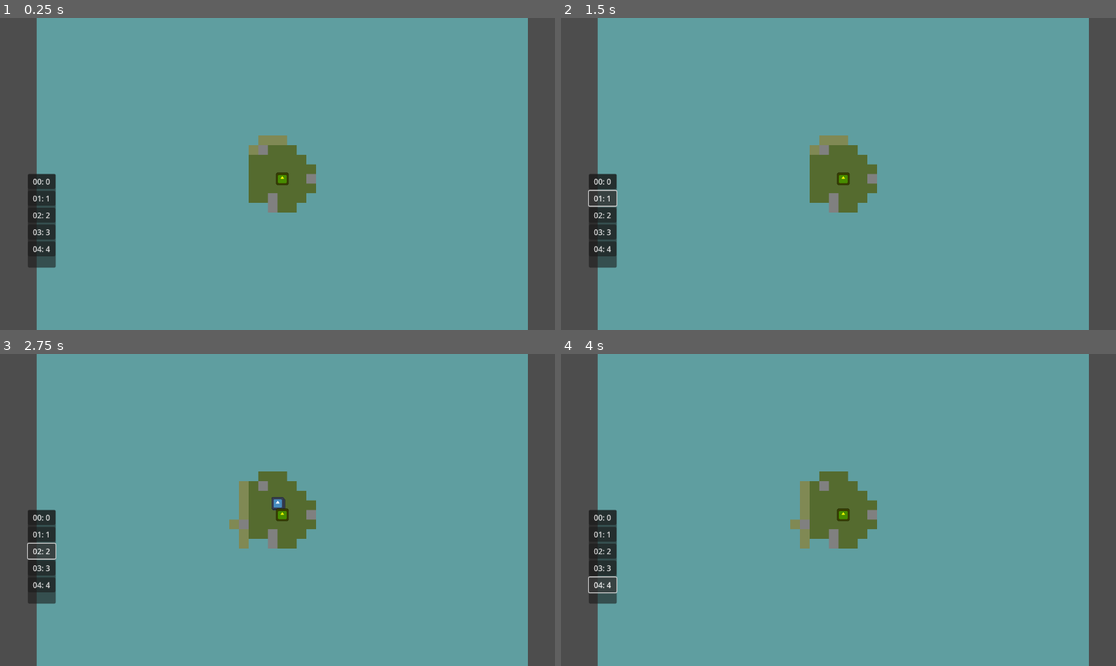
Above: before the commit, frames 1-4 (two rows, left to right).
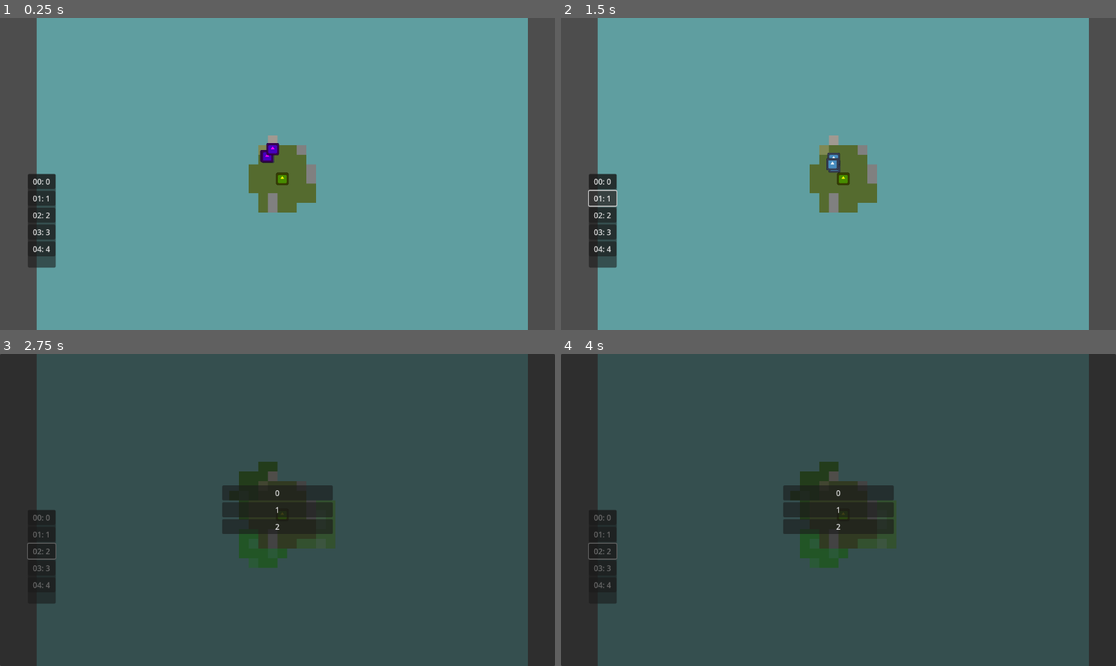
Above: after the commit, the same moments.

Repository: inf-35/tower-defense
Game: Godot game, scene res://island.tscn
Two runs of this game, one before a commit and one after it. Both use one fixed random seed, a clock stepped at 60 frames per second and the inputs below. The engine's default icon, where the game draws it, is replaced by a stand-in: a white triangle on a blue panel in a dark square.
Inputs:
- Up to frame 1 (0.25 s): no input
- Up to frame 2 (1.5 s): click "00: 0" at 0.5 s; click "01: 1" at 1.25 s
- Up to frame 3 (2.75 s): click "02: 2" at 2 s
- Up to frame 4 (4 s): click "03: 3" at 2.75 s; click "04: 4" at 3.5 s

The runs differ from the first frame. In frame 1, 0.7% of the frame differs, in the area x 44-57%, y 37-63%; in frame 2, 0.8%; in frame 3, 99%, in the area x 0-100%, y 0-100%; in frame 4, 99%.

Commit message:
added expansion tooling, game phase system, basic ui implementation

Diff:
--- /dev/null
+++ b/Objects/expansion_choice.gd
@@ -0,0 +1,13 @@
+# ExpansionChoice.gd
+class_name ExpansionChoice
+
+# block_data contains world coordinates directly from TerrainGen.generate_block
+# Key: Vector2i (world_coord), Value: Terrain.Base
+var block_data: Dictionary[Vector2i, Terrain.Base] = {}
+
+# An identifier for the choice, e.g., "option_0", "option_1", etc.
+var id: int
+
+func _init(p_id: int = 0, p_block_data: Dictionary = {}):
+	id = p_id
+	block_data = p_block_data
--- /dev/null
+++ b/Singletons/expansion_manager.gd
@@ -0,0 +1,28 @@
+# ExpansionManager.gd
+extends Node
+
+# Signals for UI interaction
+signal display_expansion_choices(choices: Array[ExpansionChoice]) # UI listens to this
+signal expansion_phase_ended # Waves node listens to this to resume
+
+# Ensure References.waves and References.island are correctly set up
+# (e.g., in a global References.gd autoload script)
+
+func _ready():
+	Waves.offer_expansion_choices.connect(_on_waves_offer_expansion_choices) #entry point to expansion mechanism
+	References.island.expansion_applied.connect(_on_island_expansion_applied) #reflects expansionchoices out to ui elements
+
+func _on_waves_offer_expansion_choices(choices: Array[ExpansionChoice]):
+	print("ExpansionManager: Received expansion choices. Pausing waves and showing options.")
+	assert(is_instance_valid(References.island))
+	References.island.present_expansion_choices(choices) #entry point
+	display_expansion_choices.emit(choices) # UI should connect to this signal
+
+func player_chose_expansion(choice_id: int):
+	print("ExpansionManager: Player chose expansion: ", choice_id)
+	assert(is_instance_valid(References.island))
+	References.island.select_expansion(choice_id)
+
+func _on_island_expansion_applied():
+	print("ExpansionManager: Island expansion applied. Resuming waves.")
+	expansion_phase_ended.emit() # Waves node connects to this to resume its timer
--- a/Singletons/terrain_generator.gd
+++ b/Singletons/terrain_generator.gd
@@ -40,7 +40,7 @@
 				continue
 			# if this neighbor hasn't had an evaluation score calculated yet, calculate it and add it to the to_visit list.
 			if not to_visit_evaluation.has(nbr):
-				to_visit_evaluation[nbr] = nbr.length_squared() + (nbr - cell).length_squared() * 5.0 + randf() * 5.0
+				to_visit_evaluation[nbr] = nbr.length_squared() * 0.0 + (nbr - start).length_squared() * 2.0 + randf()
 				to_visit.append(nbr) # Add to the list of cells to potentially visit
 		# mark the current cell as visited and remove it from the to_visit list.
 		visited[cell] = true
--- a/Singletons/waves.gd
+++ b/Singletons/waves.gd
@@ -1,21 +1,109 @@
-extends Node #Waves
+#extends Node #Waves
+#
+#signal wave_started(wave_number: int)
+#signal offer_expansion_choices()
+#
+#var wave: int = 0 #current wave number
+#var wave_timer : Timer
+#
+#const EXPANSION_BLOCK_SIZE: int = 8
+#const WAVES_PER_EXPANSION: int = 5
+#const WAVE_INTERVAL_SECONDS: float = 2.0
+#
+#func start_wave(wave: int):
+	#References.island.spawn_enemies(wave)
+	#wave_started.emit(wave)
+#
+	#
+#func _ready():
+	#wave_timer = Timer.new()
+	#wave_timer.one_shot = true
+	#add_child(wave_timer)
+	#wave_timer.wait_time = WAVE_INTERVAL_SECONDS
+	#wave_timer.timeout.connect(_on_wave_timer_timeout)
+	#
+	#Expansions
+	#
+#func _on_wave_timer_timeout():
+	#pass
+
+# Waves.gd
+extends Node
 
 signal wave_started(wave_number: int)
+# New signal to ExpansionManager:
+signal offer_expansion_choices(choices: Array[ExpansionChoice])
 
-var wave: int = 0 #current wave number
+var wave: int = 0
+var wave_timer: Timer
 
-func start_wave(wave: int):
-	References.island.spawn_enemies(wave)
-	References.island.expand_by_block(8)
-	wave_started.emit(wave)
-
+# Assumed expansion block size, can be configured elsewhere
+const EXPANSION_BLOCK_SIZE = 12
+const WAVES_PER_EXPANSION_CHOICE = 5
+const WAVE_INTERVAL_SECONDS = 0.5
+const EXPANSION_CHOICES: int = 3
 
 func _ready():
-	var timer := Timer.new()
-	timer.one_shot = false
-	add_child(timer)
-	timer.start(2.0)
-	timer.timeout.connect(func():
-		wave += 1
-		start_wave(wave)
-	)
+	wave_timer = Timer.new()
+	wave_timer.one_shot = false # Timer will be manually restarted after each wave/expansion phase
+	add_child(wave_timer)
+	wave_timer.wait_time = WAVE_INTERVAL_SECONDS
+	wave_timer.timeout.connect(start_next_wave_or_expansion_phase)
+
+	# Connect to ExpansionManager to know when the expansion phase is over
+	if not Expansions.is_connected("expansion_phase_ended", resume_wave_cycle):
+		Expansions.expansion_phase_ended.connect(resume_wave_cycle)
+
+	start_next_wave_or_expansion_phase.call_deferred() # Start the process once scene is ready
+
+func start_next_wave_or_expansion_phase():
+	wave += 1
+	print("Waves: Starting phase for wave " + str(wave))
+
+	if wave > 0 and wave % WAVES_PER_EXPANSION_CHOICE == 0:
+		initiate_expansion_choice_sequence() #expansion
+	else:
+		# Regular wave
+		assert(is_instance_valid(References.island))
+		References.island.spawn_enemies(wave)
+		wave_started.emit(wave)
+		wave_timer.start() # Start timer for the next event
+
+func initiate_expansion_choice_sequence():
+	print("Waves: Initiating expansion choice for upcoming wave period (current wave: " + str(wave) + ")")
+	wave_timer.stop() # Pause waves until choice is made
+
+	var options: Array[ExpansionChoice] = []
+
+	for i in EXPANSION_CHOICES: # Generate 3 options
+		var new_block_data: Dictionary = {}
+
+		new_block_data = TerrainGen.generate_block(EXPANSION_BLOCK_SIZE)
+		if new_block_data.is_empty():
+			push_warning("Waves: TerrainGen.generate_block returned empty for option " + str(i))
+			# For now, we'll create an option with empty data; Island.gd should handle it.
+		var choice = ExpansionChoice.new(i, new_block_data)
+		options.append(choice)
+
+	if options.is_empty() or options.all(func(opt): return opt.block_data.is_empty()):
+		push_warning("Waves: All generated expansion options are empty. Skipping choice phase.")
+		resume_wave_cycle()
+		return
+
+	offer_expansion_choices.emit(options) # Signal ExpansionManager with the choices
+
+func resume_wave_cycle():
+	print("Waves: Resuming wave cycle. Current wave: " + str(wave))
+	# After expansion, the current 'wave' number's enemies can spawn.
+	References.island.spawn_enemies(wave) # Spawn enemies for the wave that just had an expansion
+
+	wave_started.emit(wave)
+	wave_timer.start() # Start timer for the next event (wave or another expansion choice)
+
+# Note: The old start_wave(wave_num) is effectively replaced by the logic within
+# start_next_wave_or_expansion_phase() and resume_wave_cycle() for spawning enemies.
+# The original start_wave was:
+# func start_wave(wave: int):
+#	References.island.spawn_enemies(wave)
+#	References.island.expand_by_block(8) # This line is removed
+#	wave_started.emit(wave)
--- /dev/null
+++ b/UI/expansion_ui.gd
@@ -0,0 +1,34 @@
+extends Panel
+
+@onready var _vbox: VBoxContainer = $VBoxContainer
+var option_buttons: Array[Button]
+
+func _ready():
+	visible = false
+	Expansions.display_expansion_choices.connect(func(expansion_choices: Array[ExpansionChoice]):
+		present_options()
+	)
+	Expansions.expansion_phase_ended.connect(hide_options)
+
+func present_options():
+	_populate_buttons()
+	visible = true
+
+func hide_options():
+	visible = false
+
+func _populate_buttons():
+	for button: Node in option_buttons:
+		button.queue_free()
+	option_buttons.clear()
+
+	for i in Waves.EXPANSION_CHOICES:
+		var btn := Button.new()
+		btn.text = str(i)
+		btn.name = "Btn_selection_%s" % str(i)
+		btn.pressed.connect(_on_button_pressed.bind(i))
+		_vbox.add_child(btn)
+		option_buttons.append(btn)
+
+func _on_button_pressed(button: int):
+	Expansions.player_chose_expansion(button)
--- /dev/null
+++ b/UI/ui.tscn
@@ -0,0 +1,58 @@
+[gd_scene load_steps=3 format=3 uid="uid://bbh3fi3s5ng5p"]
+
+[ext_resource type="Script" uid="uid://csymfdpw41oh5" path="res://UI/sidebar_ui.gd" id="1_2fwl4"]
+[ext_resource type="Script" uid="uid://u2j8pvnub2cs" path="res://UI/expansion_ui.gd" id="2_dajm1"]
+
+[node name="UI" type="CanvasLayer"]
+
+[node name="Control" type="Control" parent="."]
+layout_mode = 3
+anchors_preset = 15
+anchor_right = 1.0
+anchor_bottom = 1.0
+grow_horizontal = 2
+grow_vertical = 2
+mouse_filter = 2
+
+[node name="Control" type="Control" parent="Control"]
+layout_mode = 1
+anchor_left = 0.05
+anchor_top = 0.5
+anchor_right = 0.1
+anchor_bottom = 0.8
+script = ExtResource("1_2fwl4")
+
+[node name="Panel" type="Panel" parent="Control/Control"]
+layout_mode = 1
+anchors_preset = 15
+anchor_right = 1.0
+anchor_bottom = 1.0
+grow_horizontal = 2
+grow_vertical = 2
+
+[node name="VBoxContainer" type="VBoxContainer" parent="Control/Control/Panel"]
+layout_mode = 1
+anchors_preset = 15
+anchor_right = 1.0
+anchor_bottom = 1.0
+grow_horizontal = 2
+grow_vertical = 2
+
+[node name="Expansion" type="Panel" parent="Control"]
+layout_mode = 1
+anchors_preset = 15
+anchor_right = 1.0
+anchor_bottom = 1.0
+grow_horizontal = 2
+grow_vertical = 2
+script = ExtResource("2_dajm1")
+
+[node name="VBoxContainer" type="VBoxContainer" parent="Control/Expansion"]
+layout_mode = 1
+anchors_preset = -1
+anchor_left = 0.4
+anchor_top = 0.4
+anchor_right = 0.6
+anchor_bottom = 0.6
+alignment = 1
+metadata/_edit_use_anchors_ = true
--- a/island.gd
+++ b/island.gd
@@ -3,6 +3,7 @@
 
 signal terrain_changed
 signal tower_changed(tower_position: Vector2i)
+signal expansion_applied
 
 var terrain_level_grid: Dictionary[Vector2i, Terrain.Level] = {}
 var terrain_base_grid: Dictionary[Vector2i, Terrain.Base] = {} # Store for Terrain.Base
@@ -12,11 +13,13 @@
 var shore_boundary_tiles: Array[Vector2i] = []
 var active_boundary_tiles: Array[Vector2i] = [ Vector2i.ZERO ]
 
+var is_choosing_expansion: bool = false
+var current_expansion_options: Array[ExpansionChoice] = []
+
+
 const CELL_SIZE: int = 10
 const GRID_SIZE: int = 50
 const HALF: int = GRID_SIZE * 0.5
-const SHALLOWS_RADIUS_SQUARED: float = (HALF * 0.0) ** 2
-const ISLAND_RADIUS_SQUARED: float = (HALF * 0.2) ** 2
 
 const DIRS: Array[Vector2i] = [
 	Vector2i( 1,  0),
@@ -72,8 +75,8 @@
 			terrain_level_grid[Vector2i(x, y)] = Terrain.Level.SEA
 			occupied_grid[Vector2i(x, y)] = false
 
-	expand_by_block(40)
-	expand_by_block(4)
+	expand_by_block(TerrainGen.generate_block(40))
+	expand_by_block(TerrainGen.generate_block(2))
 
 	_update_terrain()
 
@@ -111,29 +114,78 @@
 				break
 
 	return boundary_tiles
-
-# ... (rest of your Island class code below, including _draw, get_adjacent_towers etc.)
-func expand_by_block(block_size: int) -> void:
-	var block: Dictionary[Vector2i, Terrain.Base] = TerrainGen.generate_block(block_size)
+#expansion mechanism
+func expand_by_block(block: Dictionary[Vector2i, Terrain.Base]) -> void:
 	for cell: Vector2i in block:
 		terrain_base_grid[cell] = block[cell]
 		terrain_level_grid[cell] = Terrain.Level.EARTH
+		occupied_grid[cell] = false
 		Navigation.grid[cell] = true
 
 	active_boundary_tiles = _get_terrain_boundary(terrain_level_grid, block.keys(), Terrain.Level.EARTH, Terrain.Level.SEA)
 	_update_terrain()
 
 var preview_grid: Dictionary[Vector2i, Terrain.Base] = {} #for preview terrain
+var preview_tint_grid: Dictionary[Vector2i, Color] = {} #preview tints
+
+#expansion
+func present_expansion_choices(options: Array[ExpansionChoice]): #entry point to expansion, called by Expansions
+	is_choosing_expansion = true
+	current_expansion_options = options
+
+	preview_grid.clear() #clear preview
+	for option: ExpansionChoice in options:
+		if option and option.block_data: # Check if option and its block_data are valid
+			var rand_color: Color = Color(randf(), randf(), randf(), 0.5)
+			for world_cell: Vector2i in option.block_data:
+				# Store the Terrain.Base type for preview drawing
+				preview_grid[world_cell] = option.block_data[world_cell]
+				preview_tint_grid[world_cell] = rand_color
+	queue_redraw()
+
+func select_expansion(choice_id: int):
+	if not is_choosing_expansion:
+		push_warning("Island: Tried to select expansion when not in choice mode.")
+		# emit expansion_applied to potentially unstuck ExpansionManager
+		expansion_applied.emit()
+		return
+
+	var chosen_option: ExpansionChoice = null
+	for option: ExpansionChoice in current_expansion_options: #retrieve corresponding option
+		if option and option.id == choice_id:
+			chosen_option = option
+			break
+
+	if chosen_option and chosen_option.block_data and not chosen_option.block_data.is_empty():
+		apply_expansion_option(chosen_option) # This will handle state clearing and signal
+	else:
+		push_error("Island: Selected expansion choice_id '" + str(choice_id) + "' not found or has no data.")
+	# Clear preview state and emit signal to allow game to continue
+	preview_grid.clear()
+	is_choosing_expansion = false
+	current_expansion_options.clear()
+	queue_redraw()
+	expansion_applied.emit() # Allow game to resume
+
+func apply_expansion_option(option: ExpansionChoice):
+	expand_by_block(option.block_data)
+
+	if is_choosing_expansion: # Clear preview state if we were in choice mode
+		preview_grid.clear()
+		is_choosing_expansion = false
+		current_expansion_options.clear()
+
+	expansion_applied.emit() # Signal that the process is complete.
 
 func _draw():
 	for cell_pos: Vector2i in terrain_base_grid.keys():
 		var rect_position: Vector2 = cell_pos * CELL_SIZE
 		var rect = Rect2(rect_position, Vector2(CELL_SIZE, CELL_SIZE))
 		var color: Color = Terrain.get_color(terrain_level_grid[cell_pos], terrain_base_grid[cell_pos])
+		if active_boundary_tiles.has(cell_pos):
+			color = Terrain.get_color(Terrain.Level.SHORE, terrain_base_grid[cell_pos])
 		if preview_grid.has(cell_pos):
-			color = Terrain.get_color(Terrain.Level.EARTH, preview_grid[cell_pos])
-		if active_boundary_tiles.has(cell_pos):
-			color = Terrain.get_color(Terrain.Level.SHORE,terrain_base_grid[cell_pos])
+			color = Terrain.get_color(Terrain.Level.EARTH, preview_grid[cell_pos]).blend(preview_tint_grid[cell_pos])
 		draw_rect(rect, color)
 
 # "Public" helper functions
--- a/island.tscn
+++ b/island.tscn
@@ -1,7 +1,7 @@
 [gd_scene load_steps=3 format=3 uid="uid://dj5u4rlrnurt7"]
 
 [ext_resource type="Script" uid="uid://cwba468pei6cn" path="res://island.gd" id="1_0iamf"]
-[ext_resource type="Script" uid="uid://csymfdpw41oh5" path="res://UI/sidebar.gd" id="2_hdtfb"]
+[ext_resource type="PackedScene" uid="uid://bbh3fi3s5ng5p" path="res://UI/ui.tscn" id="2_hdtfb"]
 
 [node name="Island" type="Node2D"]
 script = ExtResource("1_0iamf")
@@ -9,37 +9,4 @@
 [node name="Camera2D" type="Camera2D" parent="."]
 zoom = Vector2(2, 2)
 
-[node name="UI" type="CanvasLayer" parent="."]
-
-[node name="Control" type="Control" parent="UI"]
-layout_mode = 3
-anchors_preset = 15
-anchor_right = 1.0
-anchor_bottom = 1.0
-grow_horizontal = 2
-grow_vertical = 2
-mouse_filter = 2
-
-[node name="Control" type="Control" parent="UI/Control"]
-layout_mode = 1
-anchor_left = 0.05
-anchor_top = 0.5
-anchor_right = 0.1
-anchor_bottom = 0.8
-script = ExtResource("2_hdtfb")
-
-[node name="Panel" type="Panel" parent="UI/Control/Control"]
-layout_mode = 1
-anchors_preset = 15
-anchor_right = 1.0
-anchor_bottom = 1.0
-grow_horizontal = 2
-grow_vertical = 2
-
-[node name="VBoxContainer" type="VBoxContainer" parent="UI/Control/Control/Panel"]
-layout_mode = 1
-anchors_preset = 15
-anchor_right = 1.0
-anchor_bottom = 1.0
-grow_horizontal = 2
-grow_vertical = 2
+[node name="UI" parent="." instance=ExtResource("2_hdtfb")]
--- a/project.godot
+++ b/project.godot
@@ -25,6 +25,7 @@
 Waves="*res://Singletons/waves.gd"
 Terrain="*res://Singletons/terrain.gd"
 TerrainGen="*res://Singletons/terrain_generator.gd"
+Expansions="*res://Singletons/expansion_manager.gd"
 
 [rendering]
 
Not shown, added: Objects/expansion_choice.gd.uid
Not shown, added: Singletons/expansion_manager.gd.uid
Not shown, added: UI/expansion_ui.gd.uid
Renamed: UI/sidebar.gd -> UI/sidebar_ui.gd
Renamed: UI/sidebar.gd.uid -> UI/sidebar_ui.gd.uid
